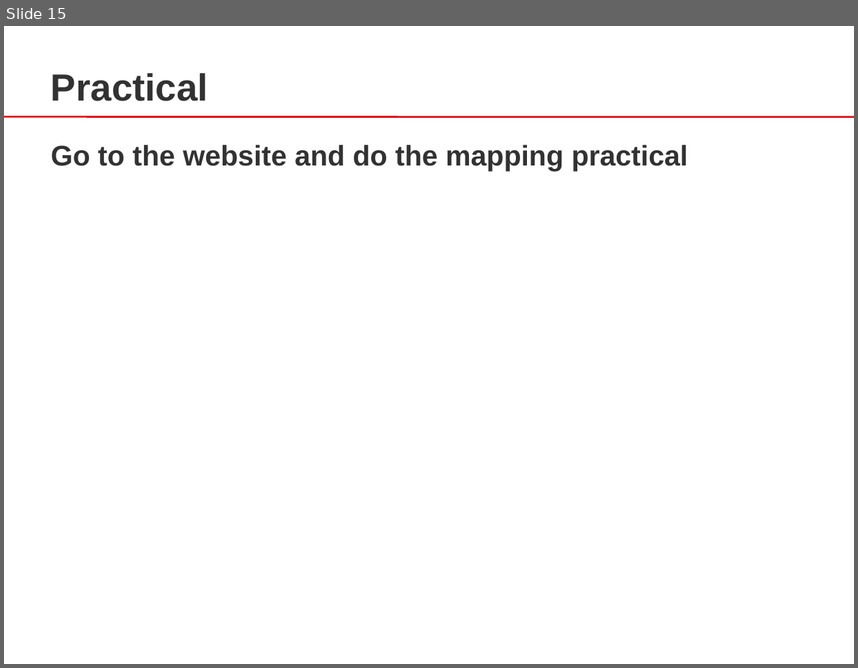
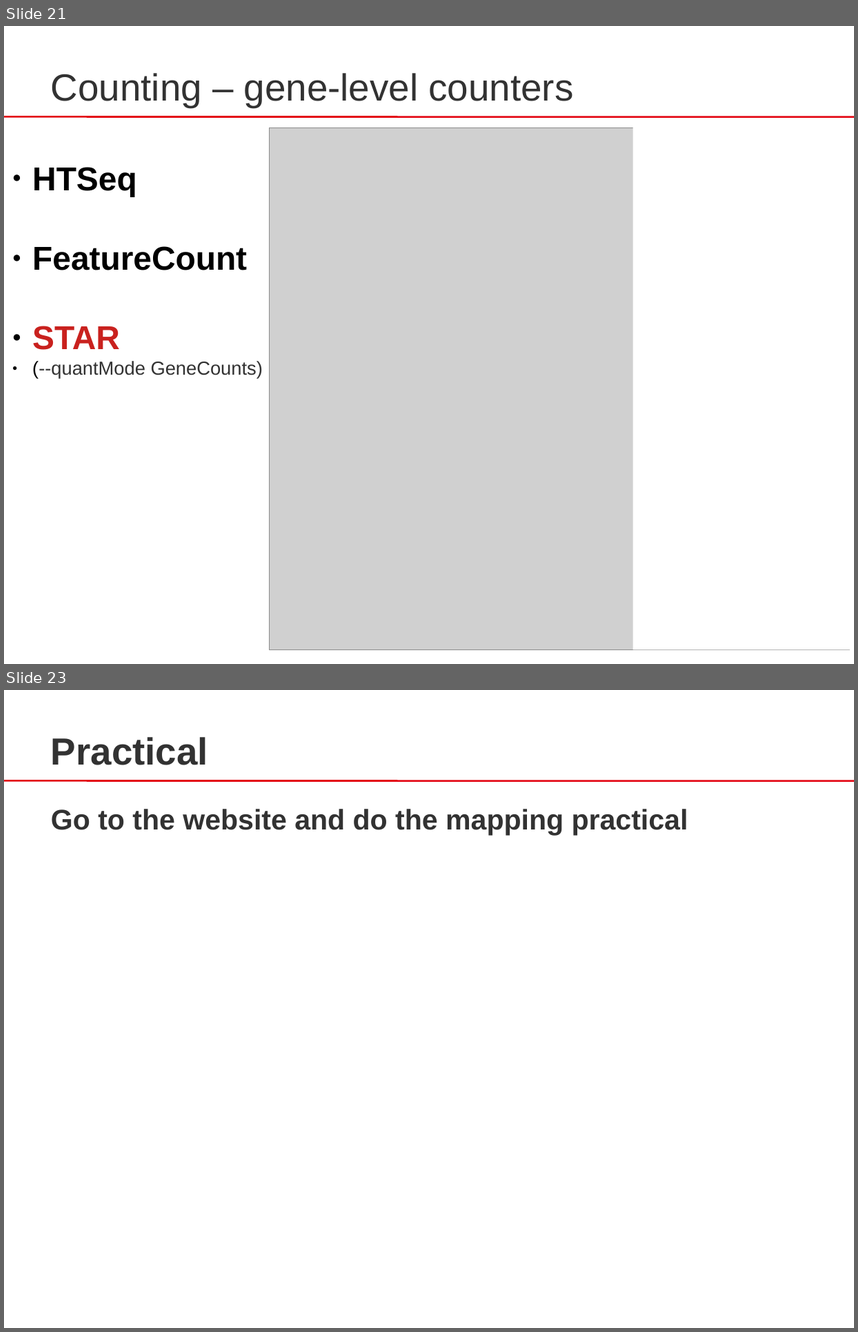
Before and after one commit to sib-swiss/RNAseq-introduction-training, a slide deck: docs/assets/pptx/RNA-Seq_04_Mapping.pptx. Shown one above the other, each under a label of ours: slide 15 before the commit, slides 21 and 23 after it; the slides between them are not shown. The pictures are 858x668 and 858x1332 pixels, drawn with LibreOffice and Linux fonts; fonts in the diff are those of the drawing; grey boxes stand for pictures. Boxes give left, top, right and bottom in pixels: in the first picture for what was removed or moved away, otherwise in the second. Text is boxed around its words. In the diff, an @@ line names an element or a change of style, - is before the commit and + after.

Commit message:
added little part on counting in mapping slides

```diff
--- a/docs/assets/pptx/RNA-Seq_04_Mapping.pptx
+++ b/docs/assets/pptx/RNA-Seq_04_Mapping.pptx
@@ slide 21 added at (4,26,854,664), background #FFFFFF; not listed: 1 template element that a slide beside it also shows @@
@@ text added at (51,73,574,107), 32 pt, text #323232 @@
+Counting – gene-level counters
@@ picture added at (269,128,850,649) @@
@@ rectangle added at (633,120,854,649), fill #FFFFFF @@
@@ text added at (32,167,263,379), 16 pt, text #323232 @@
+● HTSeq
+● FeatureCount
+● STAR
+● (--quantMode GeneCounts)
@@ what was slide 15 is now slide 23 @@
```
Also in this commit, not shown: 7 other slides added, 1 other file.
